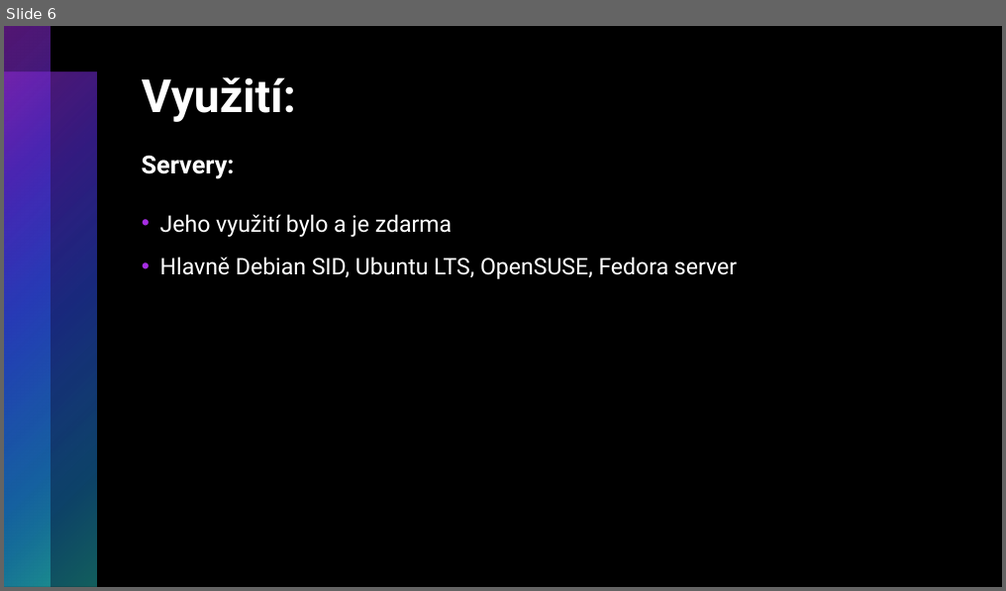
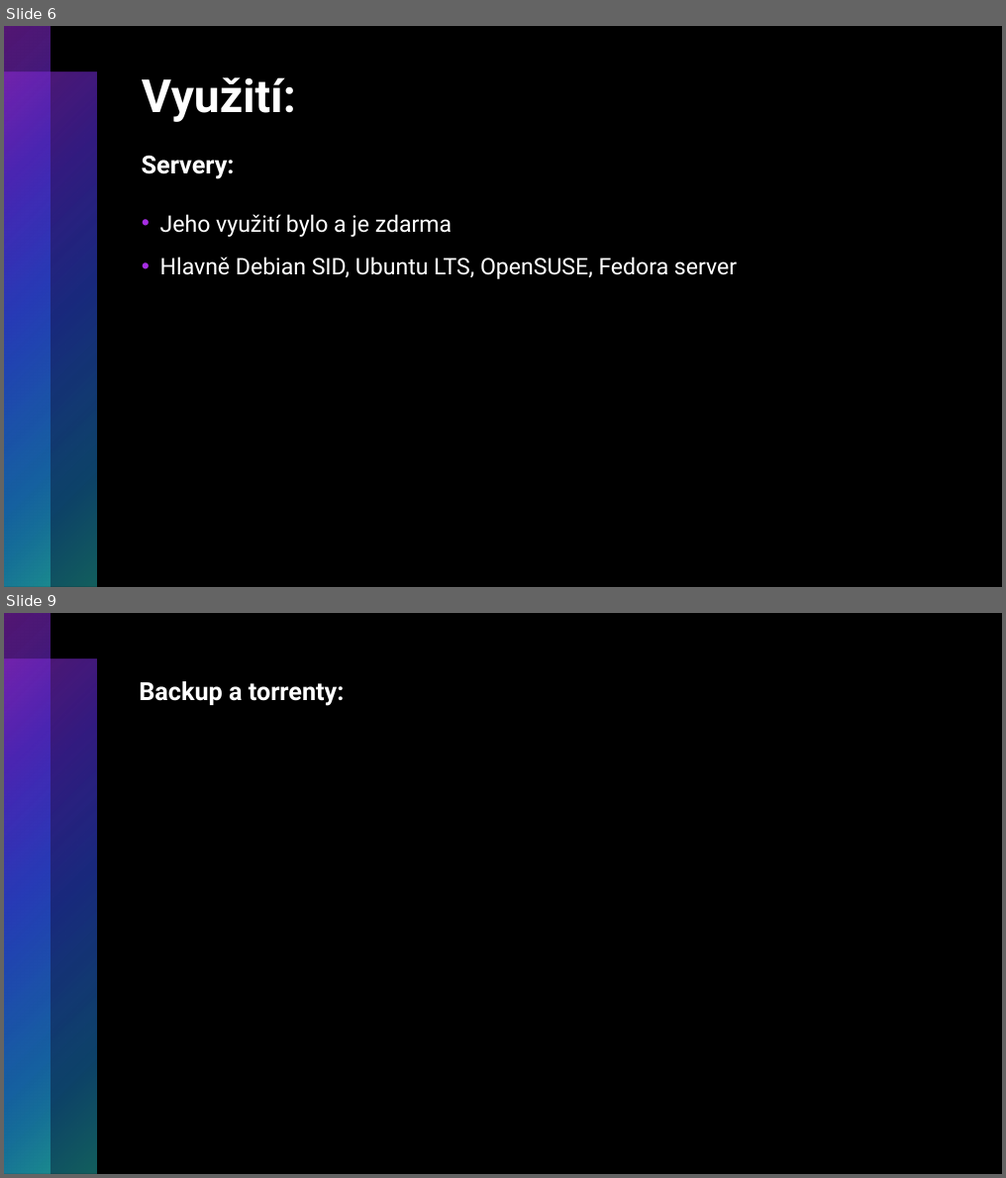
Before and after one commit to RadRoz12/Linux, a slide deck: Linux.pptx. Shown one above the other, each under a label of ours: slide 6 before the commit, slides 6 and 9 after it; the slides between them are not shown. The pictures are 1006x591 and 1006x1178 pixels, drawn with LibreOffice and Linux fonts; fonts in the diff are those of the drawing. Boxes give left, top, right and bottom in pixels: in the first picture for what was removed or moved away, otherwise in the second. Text is boxed around its words. In the diff, an @@ line names an element or a change of style, - is before the commit and + after.

```diff
--- a/Linux.pptx
+++ b/Linux.pptx
@@ slide 9 added at bbox=[4, 613, 1002, 1174], background #000000; not listed: 2 template elements that a slide beside it also shows @@
@@ text added at bbox=[139, 681, 345, 706], 24 pt, text #FFFFFF, bold @@
+Backup a torrenty:
```
Also in this commit, not shown: 1 slide changed, 4 other slides added.
